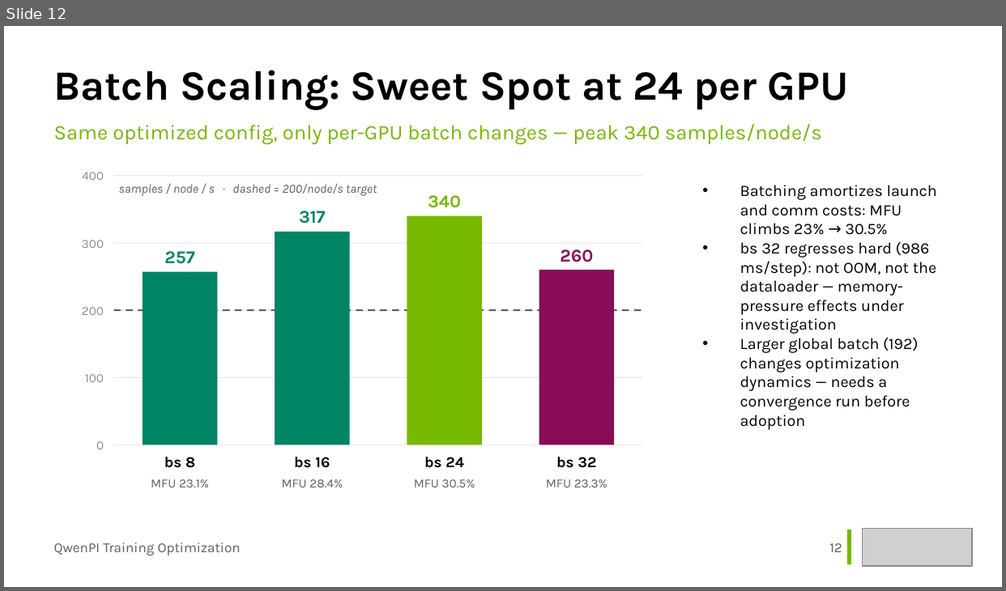
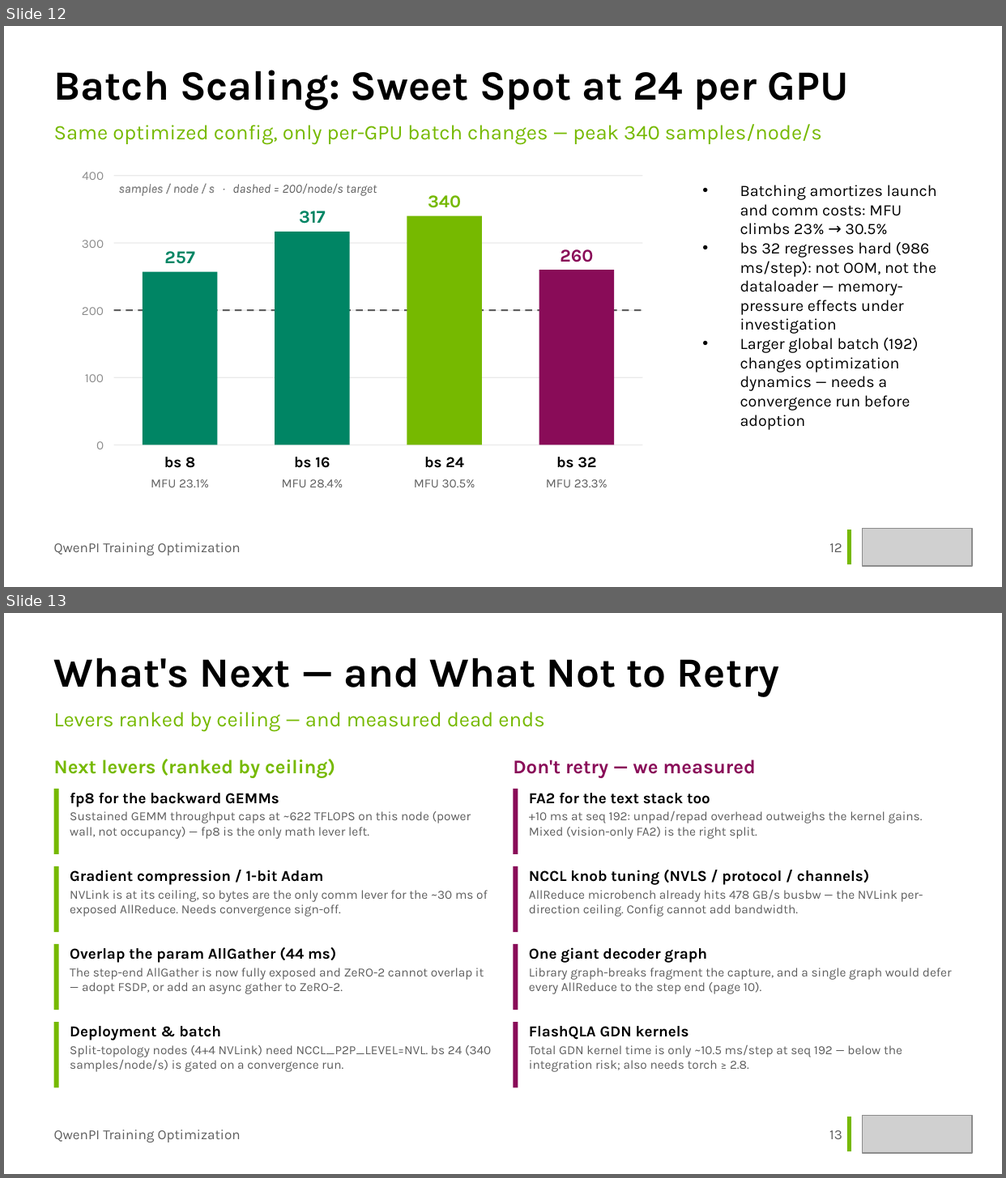
Before and after one commit to Holworth/starVLA, a slide deck: docs/slides/qwenpi-optimization.pptx. Shown one above the other, each under a label of ours: slide 12 before the commit, slides 12 and 13 after it. The pictures are 1006x591 and 1006x1178 pixels, drawn with LibreOffice and Linux fonts; fonts in the diff are those of the drawing; grey boxes stand for pictures. Boxes give left, top, right and bottom in pixels: in the first picture for what was removed or moved away, otherwise in the second. Text is boxed around its words. In the diff, an @@ line names an element or a change of style, - is before the commit and + after.

Commit message:
docs(slides): merge ruled-out and headroom into one closing page (13 pages total)

```diff
--- a/docs/slides/qwenpi-optimization.pptx
+++ b/docs/slides/qwenpi-optimization.pptx
@@ slide 13 added at (4,613,1002,1174), background #FFFFFF @@
@@ text added at (54,658,779,697), 30 pt, text #000000, bold @@
+What's Next — and What Not to Retry
@@ text added at (54,712,544,731), 15 pt, text #76B900 @@
+Levers ranked by ceiling — and measured dead ends
@@ text added at (54,759,335,777), 14 pt, text #76B900, bold @@
+Next levers (ranked by ceiling)
@@ text added at (513,760,756,777), 14 pt, text #890C58, bold @@
+Don't retry — we measured
@@ rectangle added at (54,789,59,854), fill #76B900 @@
@@ text added at (70,793,279,807), 11 pt, text #000000, bold @@
+fp8 for the backward GEMMs
@@ rectangle added at (513,789,518,854), fill #890C58 @@
@@ text added at (529,793,710,804), 11 pt, text #000000, bold @@
+FA2 for the text stack too
@@ text added at (70,811,471,839), 9 pt, text #5E5E5E @@
+Sustained GEMM throughput caps at ~622 TFLOPS on this node (power wall, not occupancy) — fp8 is the only math lever left.
@@ text added at (529,811,923,839), 9 pt, text #5E5E5E @@
++10 ms at seq 192: unpad/repad overhead outweighs the kernel gains. Mixed (vision-only FA2) is the right split.
@@ rectangle added at (54,867,59,932), fill #76B900 @@
@@ text added at (70,870,323,885), 11 pt, text #000000, bold @@
+Gradient compression / 1-bit Adam
@@ rectangle added at (513,867,518,932), fill #890C58 @@
@@ text added at (529,870,869,885), 11 pt, text #000000, bold @@
+NCCL knob tuning (NVLS / protocol / channels)
@@ text added at (70,890,488,917), 9 pt, text #5E5E5E @@
+NVLink is at its ceiling, so bytes are the only comm lever for the ~30 ms of exposed AllReduce. Needs convergence sign-off.
@@ text added at (529,890,923,917), 9 pt, text #5E5E5E @@
+AllReduce microbench already hits 478 GB/s busbw — the NVLink per-direction ceiling. Config cannot add bandwidth.
@@ rectangle added at (54,944,59,1010), fill #76B900 @@
@@ text added at (70,948,336,963), 11 pt, text #000000, bold @@
+Overlap the param AllGather (44 ms)
@@ rectangle added at (513,944,518,1010), fill #890C58 @@
@@ text added at (529,948,707,963), 11 pt, text #000000, bold @@
+One giant decoder graph
@@ text added at (70,968,484,995), 9 pt, text #5E5E5E @@
+The step-end AllGather is now fully exposed and ZeRO-2 cannot overlap it — adopt FSDP, or add an async gather to ZeRO-2.
@@ text added at (529,968,952,995), 9 pt, text #5E5E5E @@
+Library graph-breaks fragment the capture, and a single graph would defer every AllReduce to the step end (page 10).
@@ rectangle added at (54,1022,59,1088), fill #76B900 @@
@@ rectangle added at (513,1022,518,1088), fill #890C58 @@
@@ text added at (70,1026,221,1041), 11 pt, text #000000, bold @@
+Deployment & batch
@@ text added at (70,1046,491,1072), 9 pt, text #5E5E5E @@
+Split-topology nodes (4+4 NVLink) need NCCL_P2P_LEVEL=NVL. bs 24 (340 samples/node/s) is gated on a convergence run.
@@ text added at (529,1026,689,1040), 11 pt, text #000000, bold @@
+FlashQLA GDN kernels
@@ text added at (529,1045,902,1072), 9 pt, text #5E5E5E @@
+Total GDN kernel time is only ~10.5 ms/step at seq 192 — below the integration risk; also needs torch ≥ 2.8.
@@ rectangle added at (847,1117,851,1152), fill #76B900 @@
@@ picture added at (863,1116,972,1154) @@
@@ text added at (54,1130,241,1143), 10 pt, text #5E5E5E @@
+QwenPI Training Optimization
@@ text added at (829,1131,842,1139), 10 pt, text #5E5E5E @@
+13
```
Also in this commit, not shown: 2 slides removed, 1 other file.
